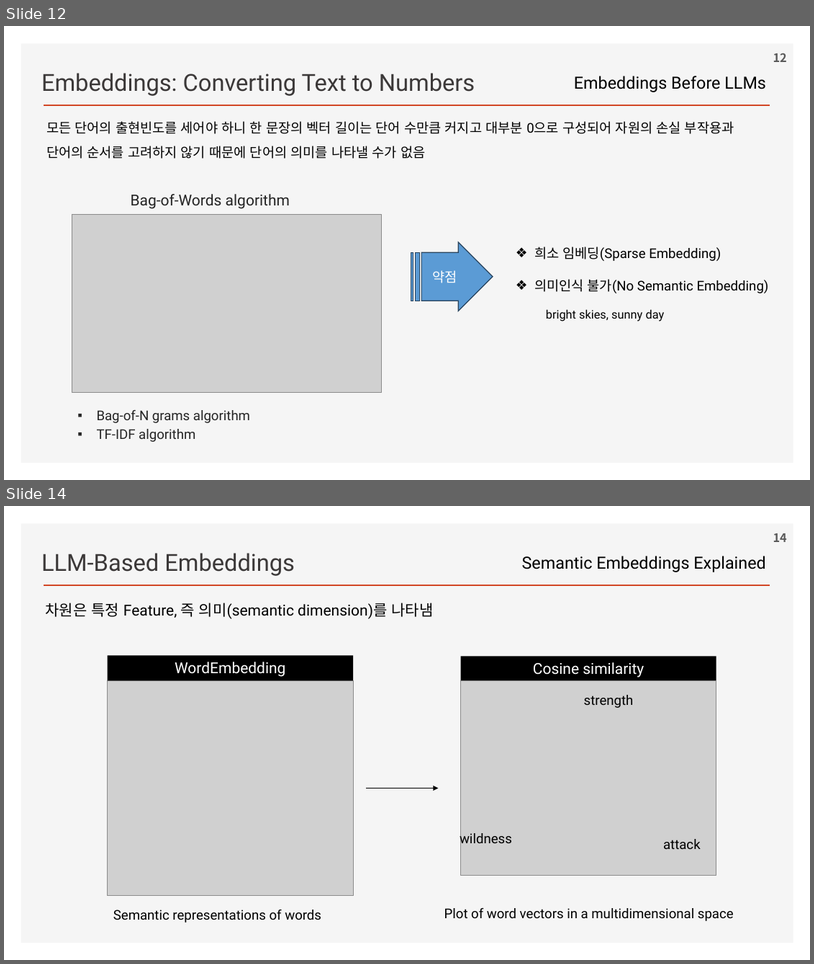
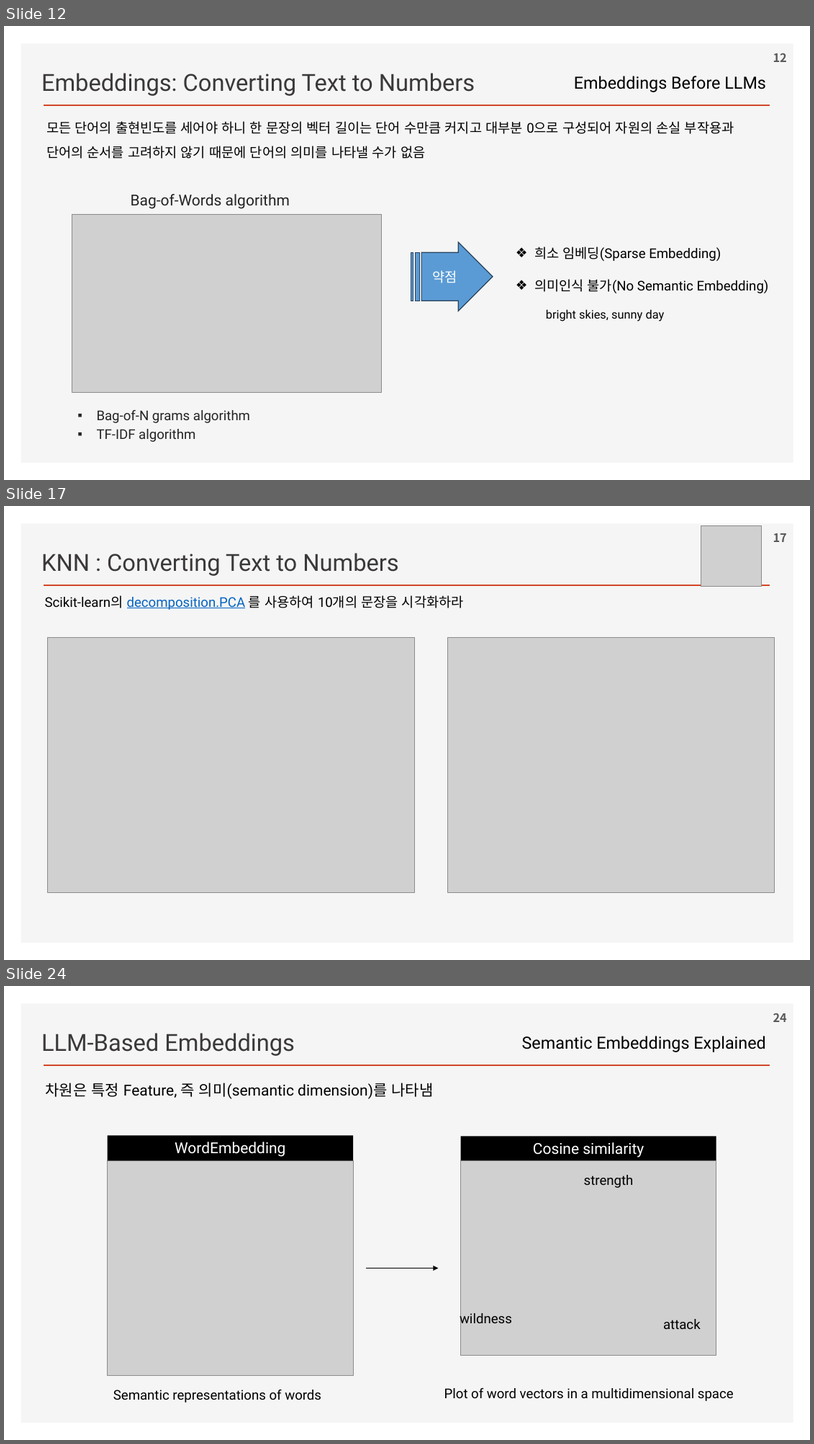
Before and after one commit to ancestor9/2026_Fall_Learning-Langchain-AI-Agent, a slide deck: ppts/CHAPTER 2 RAG Part I_Indexing Your Data.pptx. Shown one above the other, each under a label of ours: slides 12 and 14 before the commit, slides 12, 17 and 24 after it; the slides between them are not shown. The pictures are 814x964 and 814x1444 pixels, drawn with LibreOffice and Linux fonts; fonts in the diff are those of the drawing; grey boxes stand for pictures; background and template pictures are left out. Boxes give left, top, right and bottom in pixels: in the first picture for what was removed or moved away, otherwise in the second. Text is boxed around its words. In the diff, an @@ line names an element or a change of style, - is before the commit and + after.

```diff
--- a/ppts/CHAPTER 2 RAG Part I_Indexing Your Data.pptx
+++ b/ppts/CHAPTER 2 RAG Part I_Indexing Your Data.pptx
@@ slide 17 added at (x1=4, y1=506, x2=810, y2=960), background #FFFFFF; not listed: 2 template elements that a slide beside it also shows @@
@@ picture added at (x1=701, y1=526, x2=761, y2=587) @@
@@ page number added at (x1=774, y1=533, x2=787, y2=542), 14 pt, text #595959, bold @@
+17
@@ text added at (x1=41, y1=553, x2=399, y2=576), 28 pt, text #3B3838 @@
+KNN : Converting Text to Numbers
@@ text added at (x1=45, y1=595, x2=464, y2=610), 16 pt, text #000000 @@
+Scikit-learn의 decomposition.PCA 를 사용하여 10개의 문장을 시각화하라
@@ picture added at (x1=47, y1=637, x2=415, y2=893) @@
@@ picture added at (x1=448, y1=637, x2=774, y2=893) @@
@@ what was slide 14 is now slide 24 @@
@@ page number at (x1=774, y1=1013, x2=787, y2=1022): text changed @@
-14
+24
```
Also in this commit, not shown: 1 slide changed, 9 other slides added.
